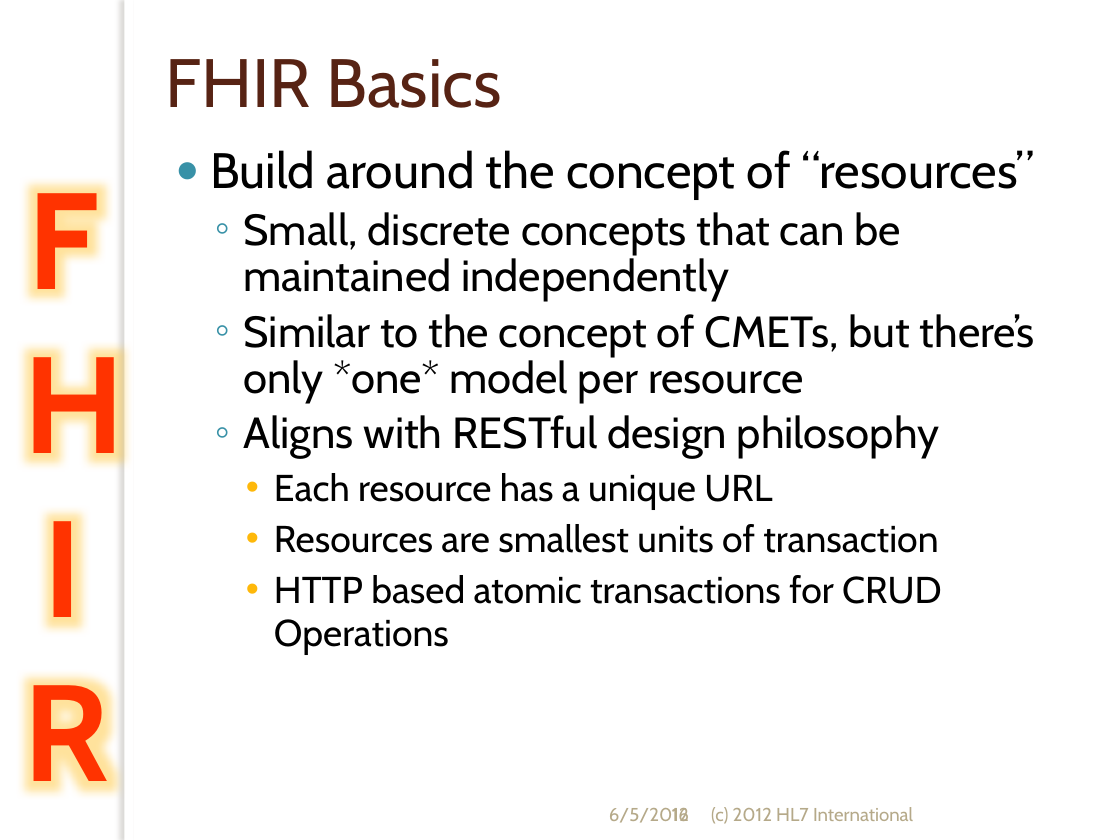
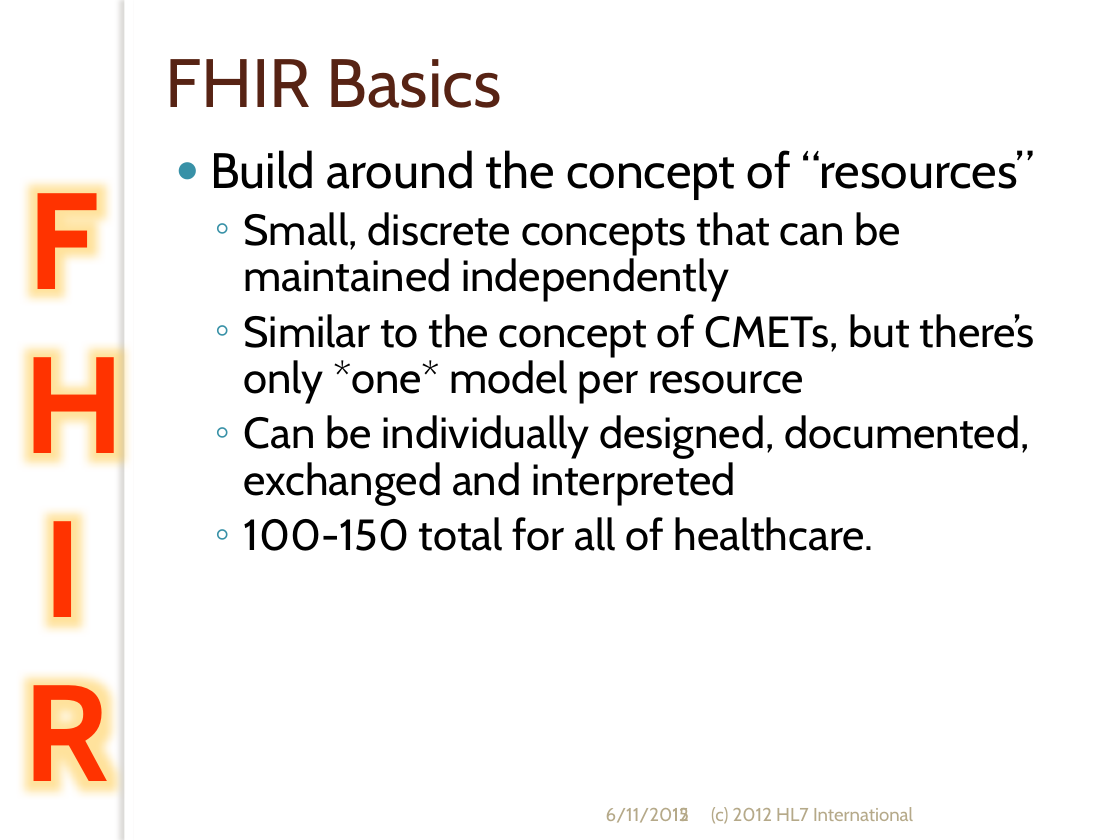
Before and after one commit to vista-novo/fhir, a slide deck: slide 15 of presentations/Short Introduction to FHIR.pptx (slide 16 before the commit). Drawn at 1120x840 pixels with LibreOffice and Linux fonts; fonts in the diff are those of the drawing; background and template pictures are left out. Boxes give left, top, right and bottom in pixels: in the first picture for what was removed or moved away, otherwise in the second. Text is boxed around its words. In the diff, an @@ line names an element or a change of style, - is before the commit and + after.

Commit message:
- Added copyright message to Infrastructure.cs - Updated short FHIR presentation - Added AtomEntry/Feed to tools/java/org.hl7.fhir.instance - ResourceDefn now no longer IS an ElementDefn, but HAS an ElementDefn

```diff
--- a/presentations/Short Introduction to FHIR.pptx
+++ b/presentations/Short Introduction to FHIR.pptx
@@ text at (x1=244, y1=415, x2=1029, y2=551): text changed; size 24 to 28 pt @@
-  ◦ Aligns with RESTful design philosophy
-    • Each resource has a unique URL
-    • Resources are smallest units of transaction
-    • HTTP based atomic transactions for CRUD Operations
+  ◦ Can be individually designed, documented, exchanged and interpreted
+  ◦ 100-150 total for all of healthcare.
@@ text at (x1=606, y1=808, x2=689, y2=823): text changed @@
-6/5/2012
+6/11/2012
@@ page number at (x1=672, y1=808, x2=689, y2=821): text changed @@
-16
+15
```
Also in this commit, not shown: 31 other slides changed, 2 slides removed, 23 other files.
